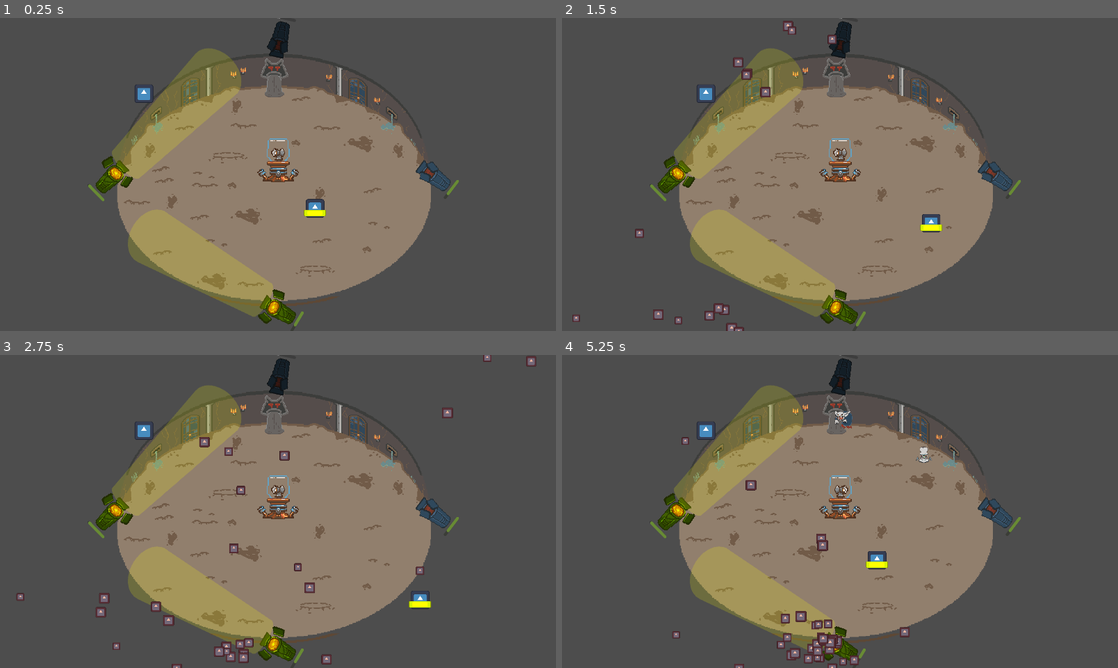
Above: before the commit, frames 1-4 (two rows, left to right).
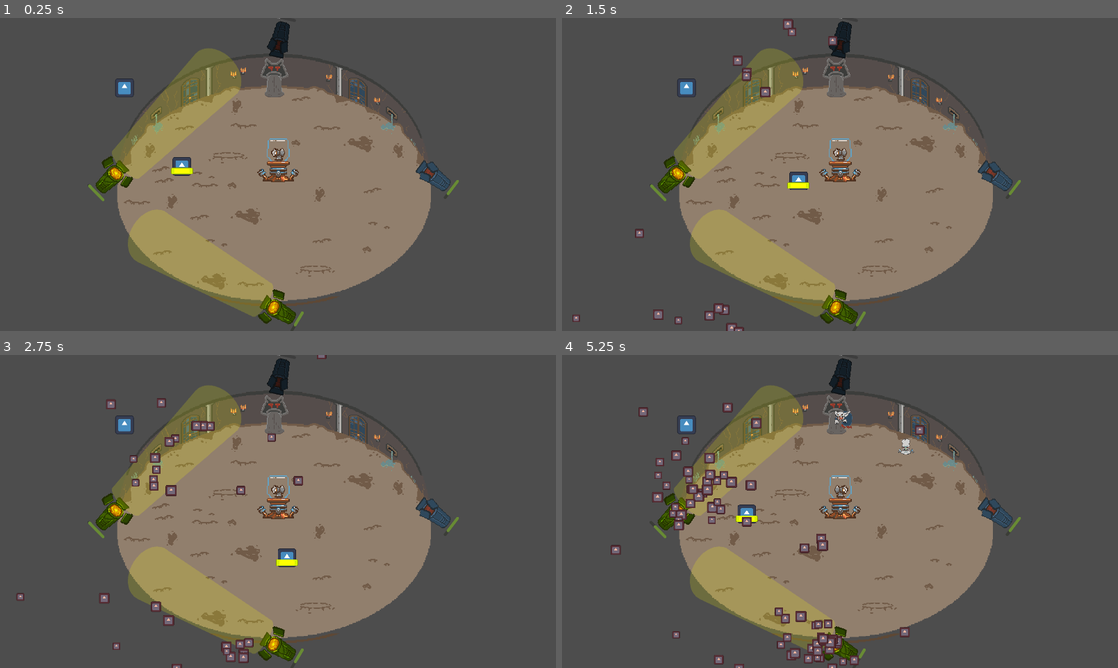
Above: after the commit, the same moments.

Repository: johncoffee/ngj-2024
Game: Godot game, scene res://maps/sandbox.tscn
Two runs of this game, one before a commit and one after it. Both use one fixed random seed, a clock stepped at 60 frames per second and the inputs below. The engine's default icon, where the game draws it, is replaced by a stand-in: a white triangle on a blue panel in a dark square.
Inputs:
- Up to frame 1 (0.25 s): no input
- Up to frame 2 (1.5 s): hold D (mirror.move.right) 0.53-1.28 s; hold = (projector.repair) 0.53-1.28 s; hold S (mirror.move.down) from 1.28 s (still down); tap Keypad Enter (projector.toggle) at 1.35 s
- Up to frame 3 (2.75 s): release S (mirror.move.down) at 2.03 s; hold D (mirror.move.right) from 2.03 s (still down); hold = (projector.repair) from 2.03 s (still down)
- Up to frame 4 (5.25 s): release D (mirror.move.right) at 2.78 s; release = (projector.repair) at 2.78 s; hold W (mirror.move.up) 2.78-3.53 s; tap Keypad Enter (projector.toggle) at 2.85, 4.35 s; hold = (projector.repair) 3.53-4.28 s; hold A (mirror.move.left) 3.53-5.03 s; hold S (mirror.move.down) from 5.03 s (still down); hold = (projector.repair) from 5.03 s (still down)

The runs differ from the first frame. In frame 1, 0.7% of the frame differs, in the area x 20-59%, y 19-64%; in frame 2, 0.8%; in frame 3, 2.0%; in frame 4, 2.5%, in the area x 8-67%, y 0-99%.

Commit message:
convex collider to prevent movement from arena

Diff:
--- a/maps/sandbox.tscn
+++ b/maps/sandbox.tscn
@@ -8,8 +8,8 @@
 [ext_resource type="PackedScene" uid="uid://dq64kjqwly66a" path="res://maps/projector.tscn" id="6_ybpnd"]
 [ext_resource type="PackedScene" uid="uid://dwg8etvs2mqwq" path="res://enemies/bat_swarm.tscn" id="9_nar3i"]
 
-[sub_resource type="CircleShape2D" id="CircleShape2D_05bvq"]
-radius = 432.042
+[sub_resource type="ConcavePolygonShape2D" id="ConcavePolygonShape2D_f6ro5"]
+segments = PackedVector2Array(1000, 150, 800, 150, 800, 150, 600, 200, 600, 200, 470, 300, 470, 300, 420, 450, 420, 450, 400, 600, 400, 600, 440, 750, 440, 750, 600, 900, 600, 900, 800, 970, 800, 970, 1000, 980, 1000, 980, 1200, 940, 1200, 940, 1400, 800, 1400, 800, 1480, 660, 1480, 660, 1480, 550, 1480, 550, 1420, 350, 1420, 350, 1200, 200, 1200, 200, 1000, 150)
 
 [node name="Sandbox" type="Node2D"]
 
@@ -72,26 +72,31 @@
 [node name="BatSwarm2" parent="BatRoot" instance=ExtResource("9_nar3i")]
 position = Vector2(1249, -507)
 
-[node name="GroundProtoAkien" type="StaticBody2D" parent="."]
+[node name="Ground" type="StaticBody2D" parent="."]
 position = Vector2(960, 540)
 collision_layer = 2
 collision_mask = 2
 metadata/_edit_group_ = true
 
-[node name="Sprite2D" type="Sprite2D" parent="GroundProtoAkien"]
+[node name="Sprite2D" type="Sprite2D" parent="Ground"]
 scale = Vector2(1.7, 1.7)
 texture = ExtResource("3_bubow")
-
-[node name="CollisionShape2D" type="CollisionShape2D" parent="GroundProtoAkien"]
-shape = SubResource("CircleShape2D_05bvq")
 
 [node name="Core" parent="." instance=ExtResource("2_7f5ms")]
 
 [node name="ProjectorPlayer" parent="." instance=ExtResource("4_c0g6v")]
-position = Vector2(497, 261)
+position = Vector2(430, 241)
+collision_layer = 12
+collision_mask = 12
 
 [node name="MirrorPlayer" parent="." instance=ExtResource("5_jj7na")]
-position = Vector2(1088, 657)
+position = Vector2(628, 512)
+collision_layer = 9
+collision_mask = 9
+slide_on_ceiling = false
+floor_stop_on_slope = false
+floor_block_on_wall = false
+platform_on_leave = 2
 
 [node name="Projectors" type="Node2D" parent="."]
 
@@ -110,3 +115,10 @@
 [node name="Projector4" parent="Projectors" instance=ExtResource("6_ybpnd")]
 position = Vector2(962, 1009)
 rotation = 2.10692
+
+[node name="Area2D" type="StaticBody2D" parent="."]
+collision_layer = 8
+collision_mask = 8
+
+[node name="CollisionShape2D" type="CollisionShape2D" parent="Area2D"]
+shape = SubResource("ConcavePolygonShape2D_f6ro5")
--- a/players/mirror_player.gd
+++ b/players/mirror_player.gd
@@ -15,7 +15,8 @@
 		Input.get_axis("mirror.move.up", "mirror.move.down")
 	)
 
-	position += movement * speed * delta
+	velocity = movement * speed
+	move_and_slide()
 
 	var rotation = Input.get_axis("mirror.move.rotate.left", "mirror.move.rotate.right")
 	$MirrorRoot.rotate(rotation * rotation_speed * delta)
--- a/project.godot
+++ b/project.godot
@@ -19,8 +19,6 @@
 
 window/size/viewport_width=1920
 window/size/viewport_height=1080
-window/size/mode=3
-window/size/borderless=true
 window/size/window_width_override=1920
 window/size/window_height_override=1080
 window/stretch/mode="viewport"
